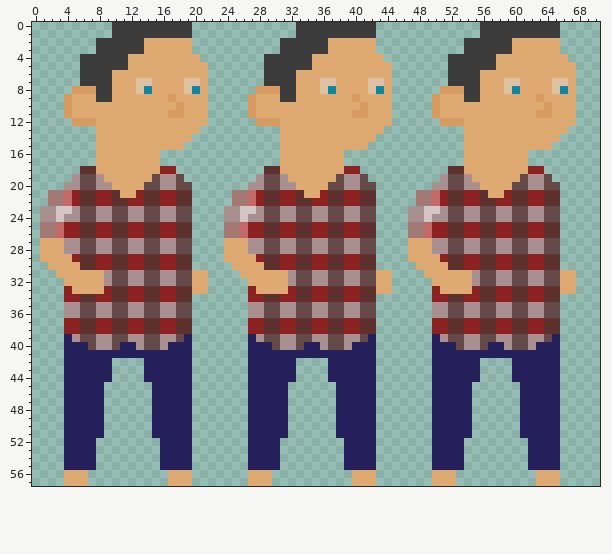
Sprite sheet, stored at games/unnamedGame/res/img/entities.png. That is the earlier state.
The file is 184x58 pixels. Colours within 5 levels of each other are drawn and written as one. Shown: x 0..70, y 0..57.
The same view after the edit:
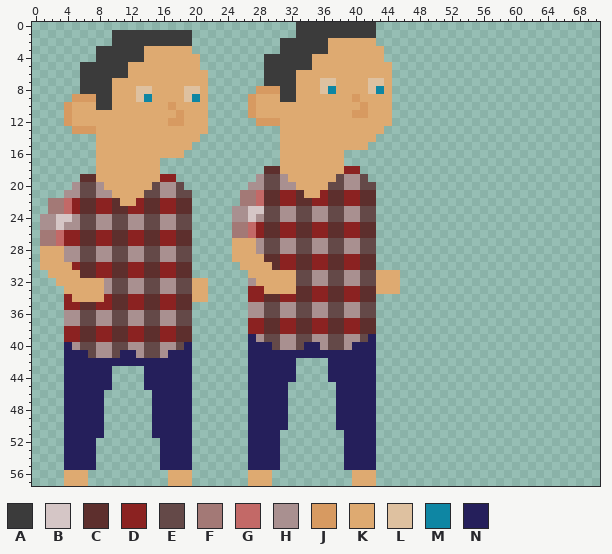
Palette (. is transparent): A #3b3b3b  B #d5c6c6  C #5d2f2d  D #8b2221  E #644948  F #a37976  G #c36967  H #a99090  J #d79a61  K #deaa71  L #dec1a0  M #0e86a3  N #251f5b
Diff:
Changed rows in their new state; - is an unchanged pixel.
first column x 1:
 0 ---------..........------------------------------------..........--
 1 -------------------------------------------------------..........--
 2 -------..----AAAAAA----------------------------------............--
 3 ------------------------------------------K----------............--
 4 -----..----AA--------------------------------------...............-
 5 --------------------.------------------------------................
 6 ---------AA----------------------------------------................
 7 ------------KK----KK-------------------------------................
 8 ----.AA------L-----L------------------------------.................
 9 ---.JJJ-----LM--K-LM-----------------------------..................
10 -------AA-------JK-------------------------------..................
11 ----------------K--------------------------------..................
12 ---JKKK---------JJ--------------------------------.................
13 ----JJJ-------------K--------------------------------.............-
14 -------------------K---------------------------------............--
15 ------------------K----------------------------------...........---
16 ---------------KKK-----------------------------------........------
17 -----------------------------------------------------........------
18 -----..--------..----------------------------------............----
19 ----.CCK------KDD.--------------------------------..............---
20 ---.----K----K----.------------------------------................--
21 -..HHEEHHK--KEEHHEE-----.-FG-------------------..................--
22 ----------KK------------.-FG-------------------..................--
23 .FFGDCCDDCCDDCCDDCC----.-H-B------------------...................--
24 ---B-------------------.-HB-------------------...................--
25 HHBHHEEHHEEHHEEHHEE----.-FG-------------------...................--
26 -----------------------.-FG-------------------...................--
27 FFGDDCCDDCCDDCCDDCC----.--K-------------------...................--
28 -----------------------.--K-------------------...................--
29 ---HHEEHHEEHHEEHHEE----.---K------------------...................--
30 K---D-------------------.---K------------------..................--
31 -K---CCDDCCDDCCDDCC..----.-----K------------K---...................
32 --K-----------------------H----K------------K----..................
33 ---K----HEEHHEEHHEE--------D---K------------K----..................
34 ----KKKK-----------KK----------------------------................--
35 ---DDCCDDCCDDCCDDCC------------------------------................--
36 -------------------------------------------------................--
37 ---HHEEHHEEHHEEHHEE------------------------------................--
38 -------------------------------------------------................--
39 ---DDCCDDCCDDCCDDCC------------------------------................--
40 ----HE----EH----HE-------------------------------................--
41 ------EHHE--HEEH---------------------------------................--
42 ---------NNNN------------------------------------......----......--
43 -------------------------------------------------......----......--
44 -------------------------------------------------......----......--
45 --------N----N-----------------------------------.....------.....--
46 -------------------------------------------------.....------.....--
47 -------------------------------------------------.....------.....--
48 -------------------------------------------------.....------.....--
49 -------------------------------------------------.....------.....--
50 -------------------------------------------------.....------.....--
51 ------------------------------.------.-----------.....------.....--
52 -------------------------------------------------....--------....--
53 -------------------------------------------------....--------....--
54 -------------------------------------------------....--------....--
55 -------------------------------------------------....--------....--
56 -------------------------------------------------...----------...--
57 -------------------------------------------------...----------...--
